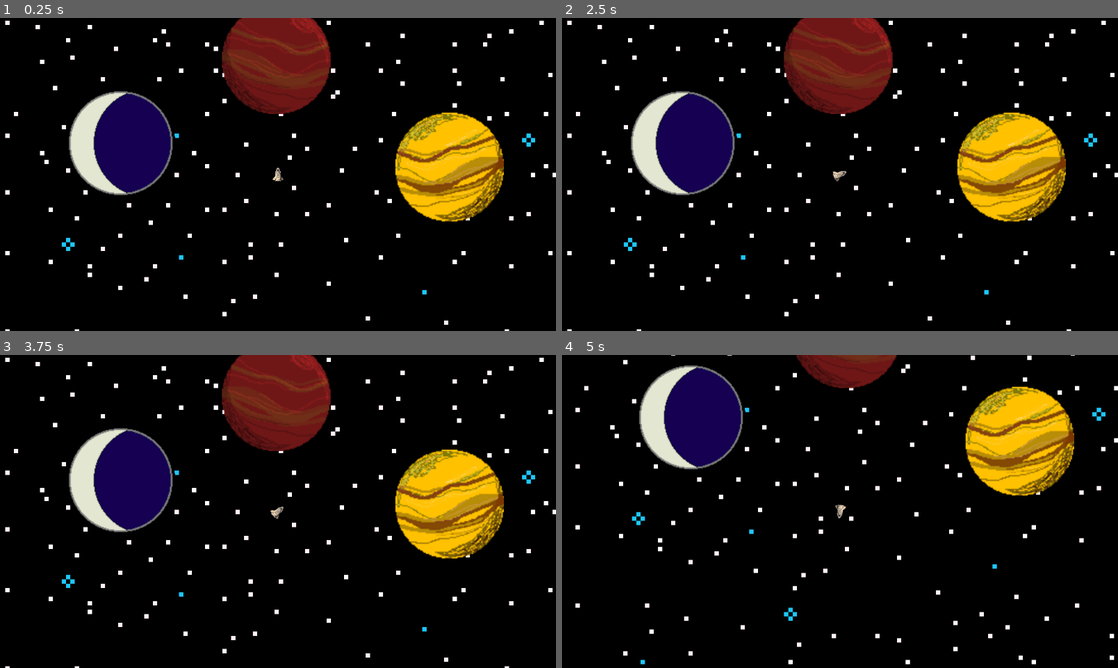
Above: before the commit, frames 1-4 (two rows, left to right).
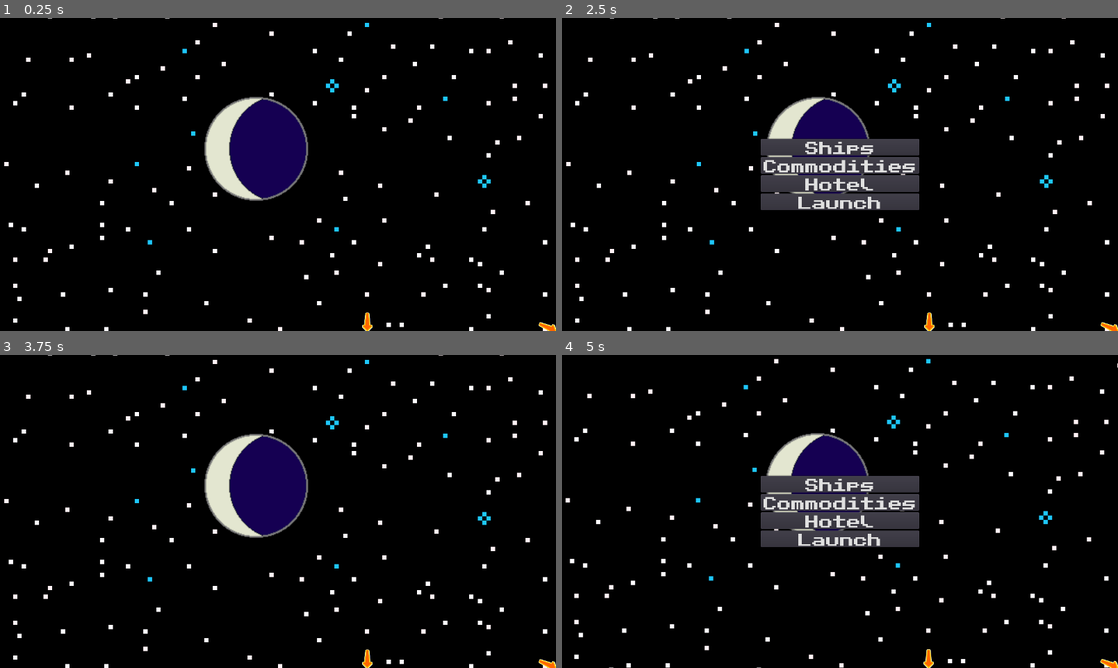
Above: after the commit, the same moments.

Repository: RPeterson0487/spacing-out
Game: Godot game, scene res://TestMain.tscn
The game is run twice, just before and just after one commit, with the same random seed, the same clock (stepped at 60 frames per second) and the same inputs.
Inputs (mouse positions are in pixels of both pictures, inside the frame that each line leads up to):
- Up to frame 1 (0.25 s): no input
- Up to frame 2 (2.5 s): tap Enter at 0.5 s; hold Right (rotateRight) 0.53-1.25 s; hold Space (shoot) 0.53-1.25 s; tap L (land) at 0.6, 2.3 s; click (840, 202) at 1.25 s, where only the run after the commit has a clickable "Launch"; tap Space (shoot) at 2, 2.1 s; hold Left (rotateLeft) from 2.03 s (still down)
- Up to frame 3 (3.75 s): release Left (rotateLeft) at 2.75 s; click (278, 539) at 2.75 s, where only the run after the commit has a clickable "Launch"; tap Enter at 3.5 s; hold Right (rotateRight) from 3.53 s (still down); hold X (fullStop) from 3.53 s (still down)
- Up to frame 4 (5 s): tap Space (shoot) at 3.8 s; release Right (rotateRight) at 4.28 s; release X (fullStop) at 4.28 s; hold Up (forwardThrust) from 4.28 s (still down); tap L (land) at 4.35 s

The runs differ from the first frame. In frame 1, 23% of the frame differs, in the area x 0-100%, y 0-100%; in frame 2, 26%; in frame 3, 23%; in frame 4, 23%.

Commit message:
Random planet placement and nav pointers.

Diff:
--- a/LandMenu.gd
+++ b/LandMenu.gd
@@ -19,7 +19,6 @@
 
 
 func hideLandingMenu():
-	print("LandMenu: Launch clicked, resetting menu and setting visible to False.")
 	for i in menuArray:
 		i.hide()
 	menu.show()
--- a/Landable.gd
+++ b/Landable.gd
@@ -1,18 +1,25 @@
 extends Area2D
 
-export(Texture) var planetSprite
+export(Array, Texture) var landableSpriteArray: Array = [
+	preload("res://assets/art/finalMidnight500.png"),
+	preload("res://assets/art/redPlanet500.png"),
+	preload("res://assets/art/yellowPlanet500.png")
+]
 
 func _ready():
-	$Sprite.texture = planetSprite
+	pickTexture()
 
 
 func _on_Landable_body_entered(body):
 	if body is Player:
-		print("Landable: ", body.name, " has entered ", name, "'s orbit.  Calling Player.enterOrbit.")
 		body.enterOrbit()
 
 
 func _on_Landable_body_exited(body):
 	if body is Player:
-		print("Landable: ", body.name, " has left ", name, "'s orbit.  Calling Player.exitOrbit.")
 		body.exitOrbit()
+
+
+func pickTexture():
+	$Sprite.texture = landableSpriteArray[randi() % landableSpriteArray.size()]
+	# var item = array[randi() % array.size()]
--- a/Landable.tscn
+++ b/Landable.tscn
@@ -1,7 +1,8 @@
-[gd_scene load_steps=4 format=2]
+[gd_scene load_steps=5 format=2]
 
 [ext_resource path="res://assets/art/finalMidnight500.png" type="Texture" id=1]
 [ext_resource path="res://Landable.gd" type="Script" id=2]
+[ext_resource path="res://OffScreenMarker.tscn" type="PackedScene" id=3]
 
 [sub_resource type="CircleShape2D" id=1]
 radius = 225.0
@@ -16,5 +17,7 @@
 [node name="CollisionShape2D" type="CollisionShape2D" parent="."]
 shape = SubResource( 1 )
 
+[node name="OffScreenMarker" parent="." instance=ExtResource( 3 )]
+
 [connection signal="body_entered" from="." to="." method="_on_Landable_body_entered"]
 [connection signal="body_exited" from="." to="." method="_on_Landable_body_exited"]
--- /dev/null
+++ b/OffScreenMarker.gd
@@ -0,0 +1,26 @@
+extends Node2D
+
+onready var sprite = $Sprite
+
+func _process(delta):
+	var canvas = get_canvas_transform()
+	var top_left = -canvas.origin / canvas.get_scale()
+	var size = get_viewport_rect().size / canvas.get_scale()
+
+	setMarkerPosition(Rect2(top_left, size))
+	setMarkerRotation()
+
+
+func setMarkerPosition(bounds: Rect2):
+	sprite.global_position.x = clamp(global_position.x, bounds.position.x, bounds.end.x)
+	sprite.global_position.y = clamp(global_position.y, bounds.position.y, bounds.end.y)
+
+	if bounds.has_point(global_position):
+		hide()
+	else:
+		show()
+
+
+func setMarkerRotation():
+	var angle = (global_position - sprite.global_position).angle()
+	sprite.global_rotation = angle
--- /dev/null
+++ b/OffScreenMarker.tscn
@@ -0,0 +1,11 @@
+[gd_scene load_steps=3 format=2]
+
+[ext_resource path="res://assets/art/arrow.png" type="Texture" id=1]
+[ext_resource path="res://OffScreenMarker.gd" type="Script" id=2]
+
+[node name="OffScreenMarker" type="Node2D"]
+script = ExtResource( 2 )
+
+[node name="Sprite" type="Sprite" parent="."]
+texture = ExtResource( 1 )
+offset = Vector2( -40, 0 )
--- a/Player.gd
+++ b/Player.gd
@@ -49,18 +49,16 @@
 
 	if Input.is_action_pressed("shoot"):
 		$LaserCannon.fire()
+		print(name, ": ", global_position)
 
 	if Input.is_action_just_pressed("land") and onLandable == true:
 		emit_signal("openLandingMenu")
-		print("Player: Emitting toggleLandingMenu")
 
 
 
 func enterOrbit():
-	print("Player: Setting onLandable to True")
 	onLandable = true
 
 
 func exitOrbit():
-	print("Player: Setting onLandable to False")
 	onLandable = false
--- a/TestMain.gd
+++ b/TestMain.gd
@@ -1,6 +1,23 @@
 extends Node2D
 
+var landableScene = preload("res://Landable.tscn")
+
+func _ready():
+	randomize()
+	$Player.connect("openLandingMenu",$CanvasLayer/LandMenu, "showLandingMenu")
+	setupLandables()
 
 
-func _ready():
-	$Player.connect("openLandingMenu",$CanvasLayer/LandMenu, "showLandingMenu")
+func setupLandables():
+	var numberOfLandables = 3
+	var radiusIncrements = Vector2(1500,0)
+	var center = Vector2.ZERO
+
+	for i in range(numberOfLandables):
+		var distance = radiusIncrements * i
+		var spawnPosition = center + distance.rotated(deg2rad(rand_range(0,360)))
+		var instance = landableScene.instance()
+
+		instance.position = spawnPosition
+		add_child(instance)
+		print(instance.name, ": ", instance.global_position)
--- a/TestMain.tscn
+++ b/TestMain.tscn
@@ -1,12 +1,8 @@
-[gd_scene load_steps=9 format=2]
+[gd_scene load_steps=5 format=2]
 
 [ext_resource path="res://Background.tscn" type="PackedScene" id=1]
 [ext_resource path="res://Player.tscn" type="PackedScene" id=2]
-[ext_resource path="res://Landable.tscn" type="PackedScene" id=3]
 [ext_resource path="res://LandMenu.tscn" type="PackedScene" id=4]
-[ext_resource path="res://assets/art/finalMidnight500.png" type="Texture" id=5]
-[ext_resource path="res://assets/art/redPlanet500.png" type="Texture" id=6]
-[ext_resource path="res://assets/art/yellowPlanet500.png" type="Texture" id=7]
 [ext_resource path="res://TestMain.gd" type="Script" id=8]
 
 [node name="TestMain" type="Node2D"]
@@ -14,20 +10,8 @@
 
 [node name="Background" parent="." instance=ExtResource( 1 )]
 
-[node name="Landable" parent="." instance=ExtResource( 3 )]
-position = Vector2( 296, 482 )
-planetSprite = ExtResource( 5 )
-
-[node name="Landable2" parent="." instance=ExtResource( 3 )]
-position = Vector2( 654, 290 )
-planetSprite = ExtResource( 6 )
-
-[node name="Landable3" parent="." instance=ExtResource( 3 )]
-position = Vector2( 1053, 537 )
-planetSprite = ExtResource( 7 )
-
 [node name="Player" parent="." instance=ExtResource( 2 )]
-position = Vector2( 658, 554 )
+position = Vector2( 50, 59 )
 
 [node name="CanvasLayer" type="CanvasLayer" parent="."]
 
Binary file added: assets/art/arrow.png
